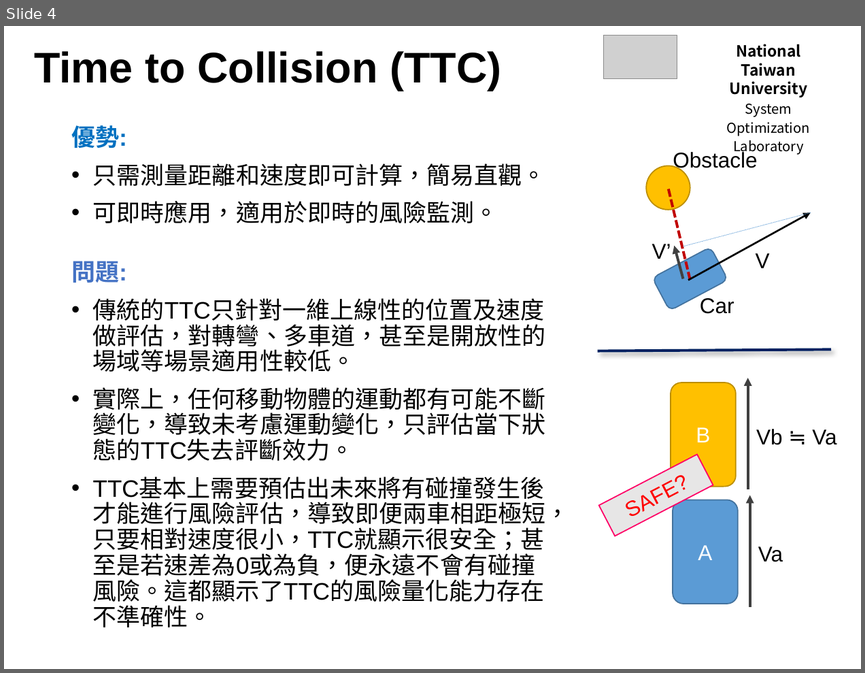
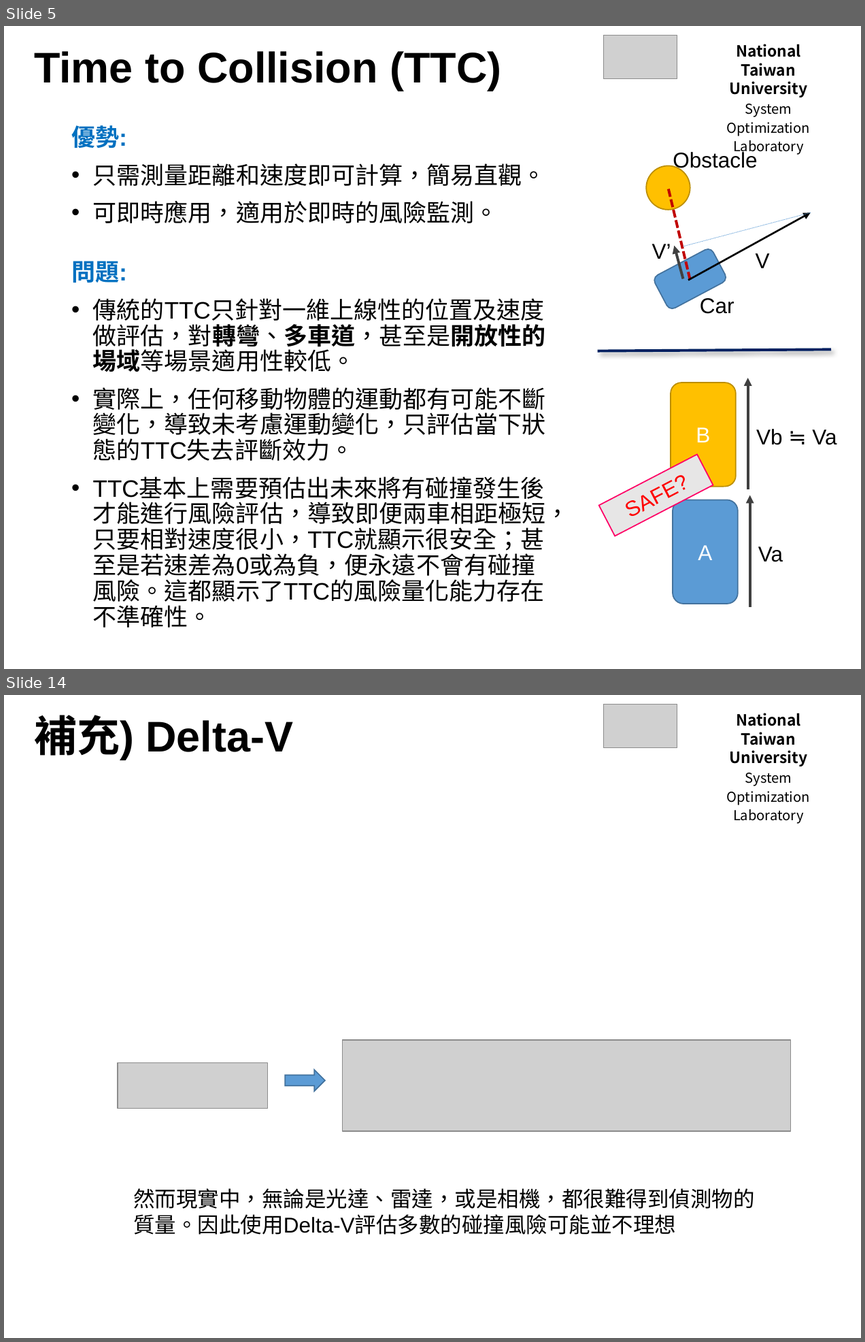
Before and after one commit to Yi-An-Wang/institute_information, a slide deck: path_planing/研討會/碰撞風險評估討論.pptx. Shown one above the other, each under a label of ours: slide 4 before the commit, slides 5 and 14 after it; the slides between them are not shown. The pictures are 865x673 and 865x1342 pixels, drawn with LibreOffice and Linux fonts; fonts in the diff are those of the drawing; grey boxes stand for pictures; background and template pictures are left out. Boxes give left, top, right and bottom in pixels: in the first picture for what was removed or moved away, otherwise in the second. Text is boxed around its words. In the diff, an @@ line names an element or a change of style, - is before the commit and + after.

```diff
--- a/path_planing/研討會/碰撞風險評估討論.pptx
+++ b/path_planing/研討會/碰撞風險評估討論.pptx
@@ slide 14 added at (x1=4, y1=695, x2=861, y2=1338), background #FFFFFF @@
@@ title added at (x1=34, y1=715, x2=293, y2=760), 36 pt, text #000000, bold @@
+補充) Delta-V
@@ rectangle added at (x1=598, y1=695, x2=861, y2=758), fill #FFFFFF at 40% opacity @@
@@ picture added at (x1=604, y1=704, x2=677, y2=747) @@
@@ text added at (x1=727, y1=713, x2=810, y2=824), 11.5 pt, text #000000 @@
+National Taiwan University
+System Optimization Laboratory
@@ picture added at (x1=343, y1=1040, x2=791, y2=1130) @@
@@ picture added at (x1=117, y1=1063, x2=267, y2=1108) @@
@@ right arrow added at (x1=285, y1=1070, x2=325, y2=1091), fill #5B9BD5, outline #43739E 1 pt @@
@@ text added at (x1=133, y1=1188, x2=755, y2=1234), 18 pt, text #000000 @@
+然而現實中，無論是光達、雷達，或是相機，都很難得到偵測物的質量。因此使用Delta-V評估多數的碰撞風險可能並不理想
@@ page number added at (x1=668, y1=1317, x2=861, y2=1337), 10 pt, text #FFFFFF @@
+14
@@ what was slide 4 is now slide 5 @@
@@ slide 5 changed as well @@
@@ text at (x1=71, y1=261, x2=546, y2=371): text colour #4472C4 to #0070C0 in "問題:"; bold on in "傳統的TTC只針對一維上線性的位置及速度做評估，對轉彎、多車道，甚至是開放性的場域等場景適用性較低。" @@
```
Also in this commit, not shown: 3 other slides changed, 10 other slides added, 1 slide removed, 1 other file.
